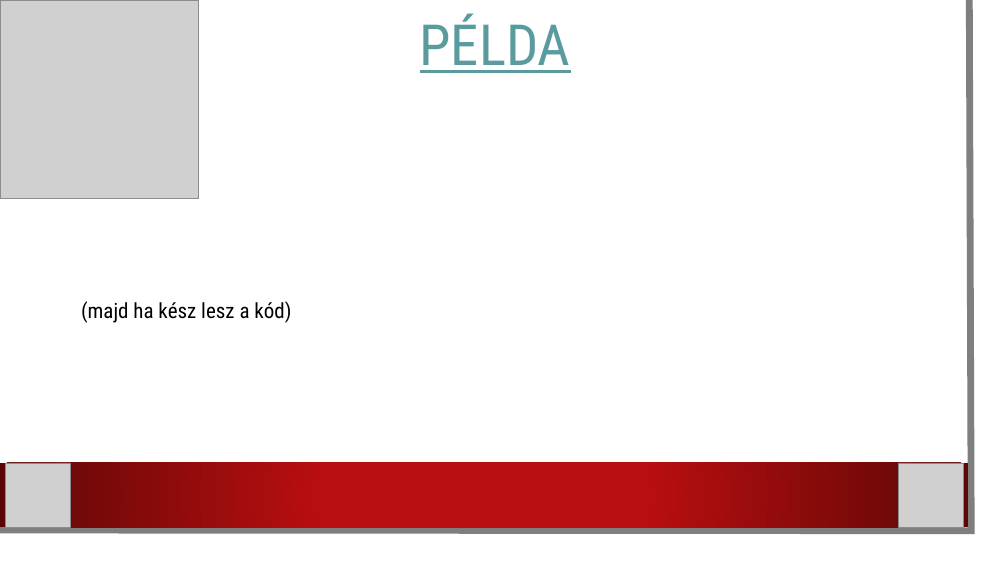
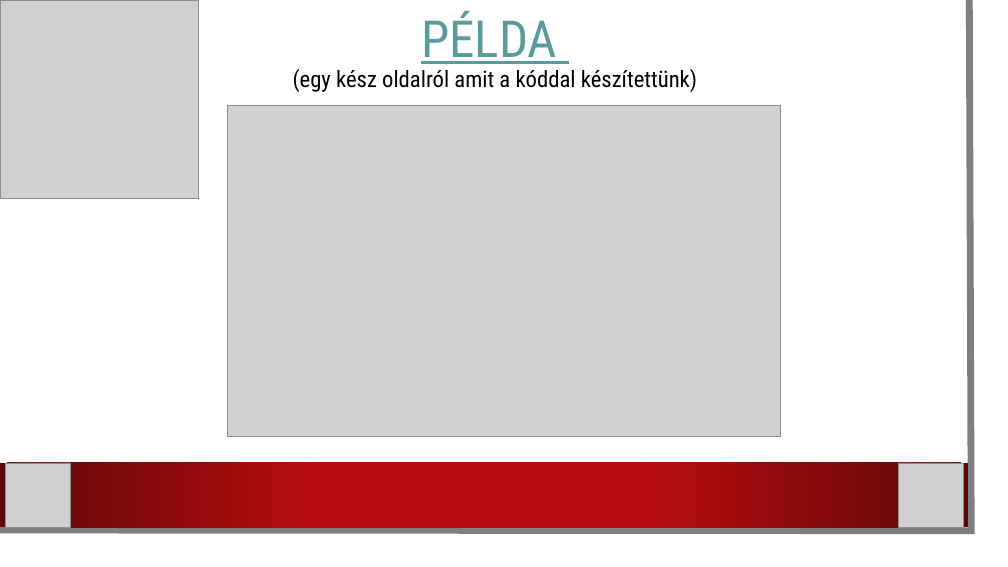
Before and after one commit to karpatililiana/Csapatmunka2.0, a slide deck: slide 8 of Programbemutató.pptx. Drawn at 1008x567 pixels with LibreOffice and Linux fonts; fonts in the diff are those of the drawing; grey boxes stand for pictures; background and template pictures are left out. Boxes give left, top, right and bottom in pixels: in the first picture for what was removed or moved away, otherwise in the second. Text is boxed around its words. In the diff, an @@ line names an element or a change of style, - is before the commit and + after.

```diff
--- a/Programbemutató.pptx
+++ b/Programbemutató.pptx
@@ title at [293, 10, 697, 92]: text changed; size 54 to 21.6 pt; text colour #5A9B9E to #000000 @@
-PÉLDA
+PÉLDA
+(egy kész oldalról amit a kóddal készítettünk)
@@ picture added at [228, 106, 780, 436] @@
@@ text removed at [81, 301, 291, 323] @@
-(majd ha kész lesz a kód)
```
Also in this commit, not shown: 5 other slides changed.
